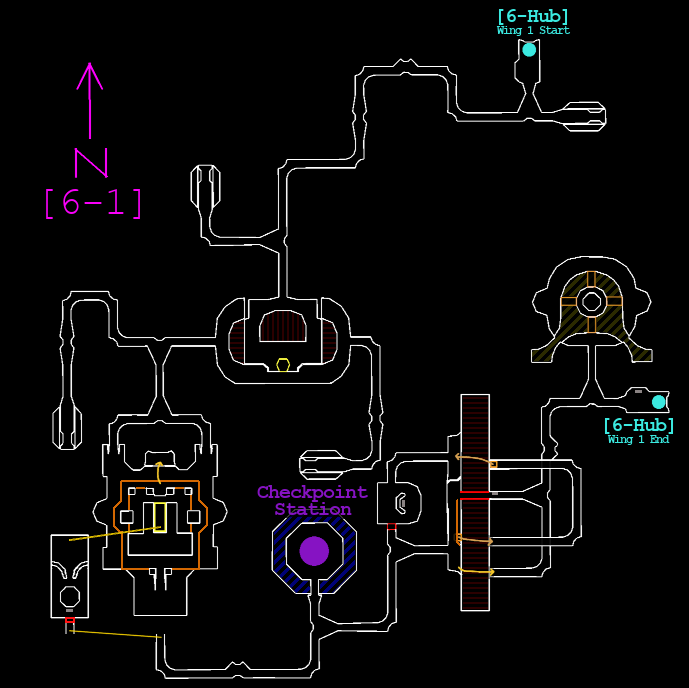
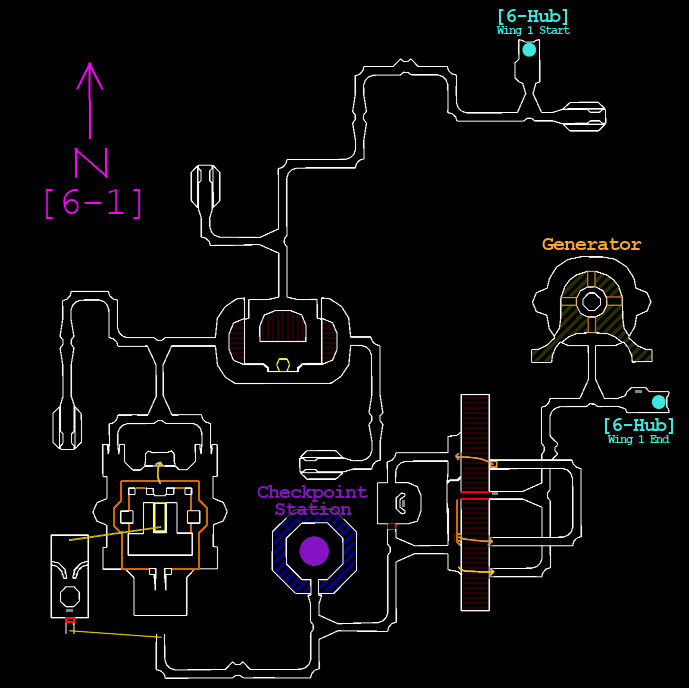
The second 689×688 image is a revision of the first. Changes to its layers:
added layer "Generator" above "[6-1]" over [left=542, top=238, right=642, bottom=250]
